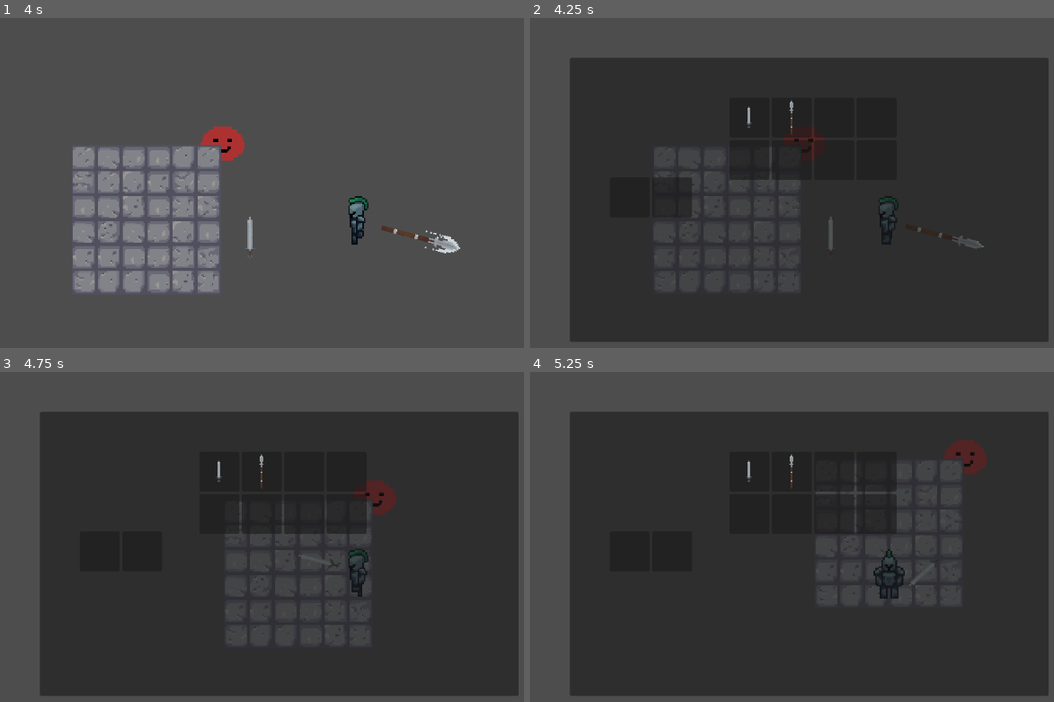
Above: before the commit, frames 1-4 (two rows, left to right).
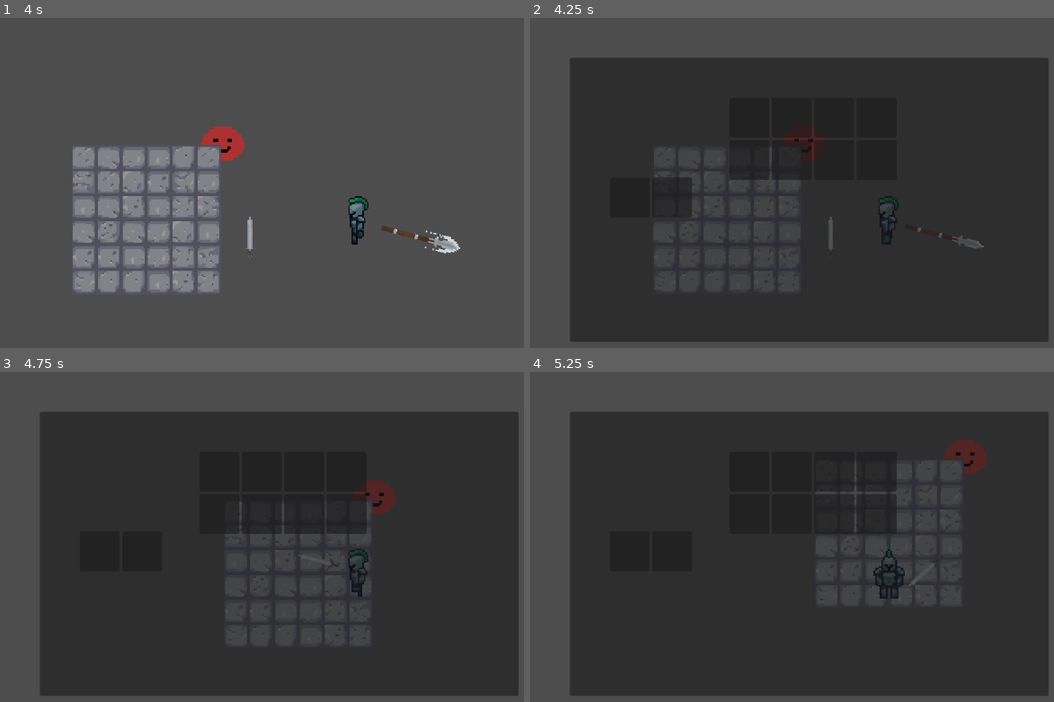
Above: after the commit, the same moments.

Repository: DyslexicWolf/HackNSlashing
Game: Godot game, scene res://Scenes/Game.tscn
The game is run twice, just before and just after one commit, with the same random seed, the same clock (stepped at 60 frames per second) and the same inputs.
Inputs (mouse positions are in pixels of both pictures, inside the frame that each line leads up to):
- Up to frame 1 (4 s): tap Enter at 0.5 s; move the mouse to (518, 199) at 0.52 s; hold D (move_right) 0.53-1.28 s; hold E (pickup) 0.53-1.28 s; move the mouse to (214, 239) at 1.27 s; hold S (move_down) 1.28-2.03 s; click (214, 239) at 1.35 s; tap E (pickup) at 1.55, 2.85, 3.8 s; move the mouse to (429, 130) at 2.02 s; hold D (move_right) 2.03-2.78 s; hold E (pickup) 2.03-2.78 s; move the mouse to (324, 301) at 2.77 s; hold W (move_up) 2.78-3.53 s; move the mouse to (outside the picture) at 3.52 s; press the mouse at (outside the picture) at 3.53 s; hold A (move_left) from 3.53 s (still down)
- Up to frame 2 (4.25 s): keep holding A (move_left); tap I (inventory_menu) at 4.15 s
- Up to frame 3 (4.75 s): keep holding A (move_left); move the mouse to (141, 513) at 4.27 s; release the mouse at (141, 513) at 4.28 s; tap E (pickup) at 4.35 s
- Up to frame 4 (5.25 s): move the mouse to (923, 573) at 5.02 s; release A (move_left) at 5.03 s; hold S (move_down) from 5.03 s (still down); hold E (pickup) from 5.03 s (still down)

Frame 1 is identical in both runs. In frame 2, less than 0.1% of the frame differs, in the area x 41-51%, y 24-35%; in frame 3, less than 0.1%, in the area x 41-51%, y 24-36%; in frame 4, less than 0.1%.

Commit message:
Fixed pickup system and made it more modular

Diff:
--- /dev/null
+++ b/hacknslashing/Resources/ResourceBlueprints/ArmorResource.gd
@@ -0,0 +1,10 @@
+extends ItemResource
+class_name ArmorResource
+
+enum ArmorType {HELMET, BOOTS, CHESTPLATE, GLOVES}
+
+@export var armor_type : ArmorType
+
+#call this like you would call a function where you have a weapon resource variable
+func example_method():
+	print("example method yey")
--- a/hacknslashing/Resources/ResourceBlueprints/ItemResource.gd
+++ b/hacknslashing/Resources/ResourceBlueprints/ItemResource.gd
@@ -1,9 +1,9 @@
 extends Resource
 class_name ItemResource
 
-enum Type {CHARM, WEAPON, ARMOR}
+enum Type {SCROLL, WEAPON, ARMOR}
 
+@export var name : String
 @export var type : Type
-@export var name : String
-@export var inventory_texture : Texture2D
+@export var ui_texture : Texture2D
 @export_multiline var description : String
--- a/hacknslashing/Resources/ResourceBlueprints/PickupResource.gd
+++ /dev/null
@@ -1,12 +0,0 @@
-extends Resource
-class_name PickupResource
-
-@export var name : String
-@export var texture : Texture2D
-#change weaponresource to an item resource and adjust other functions that use this
-#add a id/tag variable so that the pickupmanager knows what type of item this is
-@export var weapon_resource : WeaponResource
-
-#call this like you would call a function where you have a weapon resource variable
-func example_method():
-	print("example method yey")
--- /dev/null
+++ b/hacknslashing/Resources/ResourceBlueprints/ScrollResource.gd
@@ -0,0 +1,6 @@
+extends ItemResource
+class_name ScrollResource
+
+#call this like you would call a function where you have a weapon resource variable
+func example_method():
+	print("example method yey")
--- a/hacknslashing/Resources/SwordPickupResource.tres
+++ /dev/null
@@ -1,12 +0,0 @@
-[gd_resource type="Resource" script_class="PickupResource" load_steps=4 format=3 uid="uid://cci81q02skv3g"]
-
-[ext_resource type="Script" uid="uid://ckpf6b781lvu5" path="res://Resources/ResourceBlueprints/PickupResource.gd" id="1_2q0wp"]
-[ext_resource type="Texture2D" uid="uid://b243yawqo4m7d" path="res://Assets/Sprites/Sword_Spritesheet.png" id="2_oc8fa"]
-[ext_resource type="Resource" uid="uid://bonn4va8moen0" path="res://Resources/SwordResource.tres" id="3_oc8fa"]
-
-[resource]
-script = ExtResource("1_2q0wp")
-name = "SwordPickup"
-texture = ExtResource("2_oc8fa")
-weapon_resource = ExtResource("3_oc8fa")
-metadata/_custom_type_script = "uid://ckpf6b781lvu5"
--- a/hacknslashing/Scenes/Game.tscn
+++ b/hacknslashing/Scenes/Game.tscn
@@ -5,7 +5,7 @@
 [ext_resource type="Texture2D" uid="uid://cn2go4fwinlgv" path="res://Assets/Sprites/Tileset_Dungeon_SpriteSheet.png" id="4_2irst"]
 [ext_resource type="PackedScene" uid="uid://c60abfvxmm4ly" path="res://Scenes/PickupItem.tscn" id="5_b2bpf"]
 [ext_resource type="Script" uid="uid://bu04ynlcfou8u" path="res://Scripts/BaseClasses/ItemSpawner.gd" id="5_bf53h"]
-[ext_resource type="Resource" uid="uid://cci81q02skv3g" path="res://Resources/SwordPickupResource.tres" id="6_7lihs"]
+[ext_resource type="Resource" uid="uid://bonn4va8moen0" path="res://Resources/SwordResource.tres" id="5_fgofq"]
 [ext_resource type="PackedScene" uid="uid://8ts5e0ysiveh" path="res://Scenes/Inventory.tscn" id="7_1l0tm"]
 
 [sub_resource type="TileSetAtlasSource" id="TileSetAtlasSource_wrm1d"]
@@ -50,9 +50,9 @@
 
 [node name="ItemSpawner" type="Node2D" parent="."]
 script = ExtResource("5_bf53h")
+sword_pickup = ExtResource("5_fgofq")
 
 [node name="PickupItem" parent="." instance=ExtResource("5_b2bpf")]
 position = Vector2(67, 12)
-pickResource = ExtResource("6_7lihs")
 
 [node name="Inventory" parent="." instance=ExtResource("7_1l0tm")]
--- a/hacknslashing/Scenes/PickupItem.tscn
+++ b/hacknslashing/Scenes/PickupItem.tscn
@@ -1,7 +1,8 @@
-[gd_scene load_steps=5 format=3 uid="uid://c60abfvxmm4ly"]
+[gd_scene load_steps=6 format=3 uid="uid://c60abfvxmm4ly"]
 
 [ext_resource type="Script" uid="uid://c07027hrt2jna" path="res://Scripts/BaseClasses/PickupItem.gd" id="1_qtdd8"]
 [ext_resource type="Texture2D" uid="uid://b243yawqo4m7d" path="res://Assets/Sprites/Sword_Spritesheet.png" id="2_uji84"]
+[ext_resource type="Resource" uid="uid://bonn4va8moen0" path="res://Resources/SwordResource.tres" id="2_xl4vt"]
 [ext_resource type="FontFile" uid="uid://p5h64qviim8" path="res://Resources/ResourceBlueprints/PixelOperator8.ttf" id="3_nwm7s"]
 
 [sub_resource type="CircleShape2D" id="CircleShape2D_4ipw6"]
@@ -9,6 +10,8 @@
 
 [node name="PickupItem" type="Node2D"]
 script = ExtResource("1_qtdd8")
+item_resource = ExtResource("2_xl4vt")
+metadata/_custom_type_script = "uid://c07027hrt2jna"
 
 [node name="Sprite2D" type="Sprite2D" parent="."]
 texture = ExtResource("2_uji84")
--- a/hacknslashing/Scenes/Player.tscn
+++ b/hacknslashing/Scenes/Player.tscn
@@ -377,10 +377,11 @@
 texture = ExtResource("9_pu2lt")
 hframes = 10
 
-[node name="PickupHitBox" type="Area2D" parent="."]
+[node name="PickupManager" type="Area2D" parent="."]
 collision_mask = 4
-
-[node name="CollisionShape2D" type="CollisionShape2D" parent="PickupHitBox"]
+script = ExtResource("12_ukyrk")
+
+[node name="CollisionShape2D" type="CollisionShape2D" parent="PickupManager"]
 shape = SubResource("CapsuleShape2D_o3h8g")
 
 [node name="MovementBox" type="CollisionShape2D" parent="."]
@@ -397,13 +398,9 @@
 [node name="StatManager" type="Node2D" parent="."]
 script = ExtResource("5_7dp3o")
 
-[node name="PickupManager" type="Node2D" parent="."]
-script = ExtResource("12_ukyrk")
-
 [connection signal="received_damage" from="HurtBoxPlayer" to="HealthManager" method="_on_received_damage"]
 [connection signal="area_entered" from="WeaponHitBox" to="WeaponManager" method="_on_weapon_hit_box_area_entered"]
-[connection signal="area_entered" from="PickupHitBox" to="PickupManager" method="_on_pickup_hit_box_area_entered"]
-[connection signal="area_exited" from="PickupHitBox" to="PickupManager" method="_on_pickup_hit_box_area_exited"]
+[connection signal="picked_up_weapon" from="PickupManager" to="WeaponManager" method="_on_picked_up_weapon"]
 [connection signal="health_changed" from="HealthManager" to="." method="_on_health_changed"]
 [connection signal="health_depleted" from="HealthManager" to="." method="_on_health_depleted"]
 [connection signal="armor_changed" from="StatManager" to="HealthManager" method="_on_armor_changed"]
@@ -413,4 +410,3 @@
 [connection signal="intelligence_changed" from="StatManager" to="WeaponManager" method="_on_intelligence_changed"]
 [connection signal="movement_speed_changed" from="StatManager" to="." method="_on_movement_speed_changed"]
 [connection signal="strength_changed" from="StatManager" to="WeaponManager" method="_on_strength_changed"]
-[connection signal="picked_up_weapon" from="PickupManager" to="WeaponManager" method="_on_picked_up_weapon"]
--- a/hacknslashing/Scripts/BaseClasses/InventoryItem.gd
+++ b/hacknslashing/Scripts/BaseClasses/InventoryItem.gd
@@ -7,7 +7,7 @@
 	expand_mode = TextureRect.EXPAND_IGNORE_SIZE
 	stretch_mode = TextureRect.STRETCH_KEEP_ASPECT_CENTERED
 	if item_data != null:
-		texture = item_data.inventory_texture
+		texture = item_data.ui_texture
 		tooltip_text = "%s\n%s" % [item_data.name, item_data.description]
 
 func initialize(d: ItemResource) -> void:
@@ -20,7 +20,7 @@
 
 func make_drag_preview(at_position: Vector2):
 	var t := TextureRect.new()
-	t.texture = item_data.inventory_texture
+	t.texture = item_data.ui_texture
 	expand_mode = TextureRect.EXPAND_IGNORE_SIZE
 	stretch_mode = TextureRect.STRETCH_KEEP_ASPECT_CENTERED
 	t.custom_minimum_size = size
--- a/hacknslashing/Scripts/BaseClasses/InventorySlot.gd
+++ b/hacknslashing/Scripts/BaseClasses/InventorySlot.gd
@@ -15,7 +15,7 @@
 
 #this function checks if what we are dragging can be dropped into the slot we are hovering
 #data is the item that we are dragging around with our mouse
-func _can_drop_data(at_position: Vector2, data: Variant):
+func _can_drop_data(_at_position: Vector2, data: Variant):
 	if data is InventoryItem:
 		var item_type = data.item_data.type
 		if item_type != type:
@@ -29,10 +29,9 @@
 		return get_child(0).data.type == data.item_data.type
 	else:
 		return data.item_data.type == type
-	return false
 
 #this function drops the item into the inventory slot after _can_drop_data has been called and returned true
-func _drop_data(at_position: Vector2, data: Variant):
+func _drop_data(_at_position: Vector2, _data: Variant):
 	# If there's already an item, handle swapping
 	if get_child_count() > 0:
 		var existing_item := get_child(0)
--- a/hacknslashing/Scripts/BaseClasses/ItemSpawner.gd
+++ b/hacknslashing/Scripts/BaseClasses/ItemSpawner.gd
@@ -1,6 +1,6 @@
 extends Node2D
 
-@export var sword_pickup : PickupResource
+@export var sword_pickup : ItemResource
 var pickup_scene = preload("res://Scenes/PickupItem.tscn")
 
 func _ready() -> void:
--- a/hacknslashing/Scripts/BaseClasses/PickupItem.gd
+++ b/hacknslashing/Scripts/BaseClasses/PickupItem.gd
@@ -1,6 +1,6 @@
 extends Node2D
-
-@export var pickResource : PickupResource
+class_name PickupItem
+@export var item_resource : ItemResource
 var pickup_sprite : Sprite2D
 var pickup_text : Label
 
@@ -8,14 +8,12 @@
 	pickup_sprite = $Sprite2D
 	pickup_text = $PickupText
 
-func send_item_data() -> PickupResource:
-	return pickResource
-
+func send_item_data() -> ItemResource:
+	return item_resource
 
 func _on_area_entered(area: Area2D) -> void:
-	if area.name == "PickupHitBox":
+	if area.name == "PickupManager":
 		pickup_text.visible = true
 
-
-func _on_area_exited(area: Area2D) -> void:
+func _on_area_exited(_area: Area2D) -> void:
 	pickup_text.visible = false
--- a/hacknslashing/Scripts/Player/PickupManager.gd
+++ b/hacknslashing/Scripts/Player/PickupManager.gd
@@ -1,25 +1,42 @@
-extends Node2D
+extends Area2D
 
-var pickup_item: PickupResource
-var parent
-var can_pickup : bool = false
+var pickup_items: Array[PickupItem] = []
+
 signal picked_up_weapon(weapon : WeaponResource)
 
-#example of other signals we will need
-#signal picked_up_charm
+signal picked_up_scroll(scroll : ScrollResource)
+
+signal picked_up_armor(armor : ArmorResource)
+
+
+func _ready():
+	connect("area_entered", _on_area_entered)
+	connect("area_exited", _on_area_exited)
+
+func _on_area_entered(area):
+	var parent = area.get_parent()
+	if parent is PickupItem:
+		if parent not in pickup_items:
+			pickup_items.append(parent)
+
+func _on_area_exited(area):
+	var parent = area.get_parent()
+	if parent is PickupItem:
+		if parent in pickup_items:
+			pickup_items.erase(parent)
+
 
 func _input(event: InputEvent) -> void:
 	#add pickup logic for different kinds of items
-	if event.is_action_pressed("pickup") && can_pickup :
-		picked_up_weapon.emit(pickup_item.weapon_resource)
-		parent.queue_free()
-
-
-func _on_pickup_hit_box_area_entered(area: Area2D) -> void:
-	parent = area.get_parent()
-	pickup_item = parent.send_item_data()
-	can_pickup = true
-
-
-func _on_pickup_hit_box_area_exited(area: Area2D) -> void:
-	can_pickup = false
+	if event.is_action_pressed("pickup"):
+		if pickup_items.size() != 0:
+			var first_pickup = pickup_items[0]
+			var item = first_pickup.item_resource
+			if item is WeaponResource:
+				picked_up_weapon.emit(item as WeaponResource)
+			elif item is ScrollResource:
+				picked_up_scroll.emit(item as ScrollResource)
+			elif item is ArmorResource:
+				picked_up_armor.emit(item as ArmorResource)
+			pickup_items.erase(first_pickup)
+			first_pickup.queue_free()
Not shown, added: hacknslashing/Resources/ResourceBlueprints/ArmorResource.gd.uid
Not shown, removed: hacknslashing/Resources/ResourceBlueprints/PickupResource.gd.uid
Not shown, added: hacknslashing/Resources/ResourceBlueprints/ScrollResource.gd.uid
